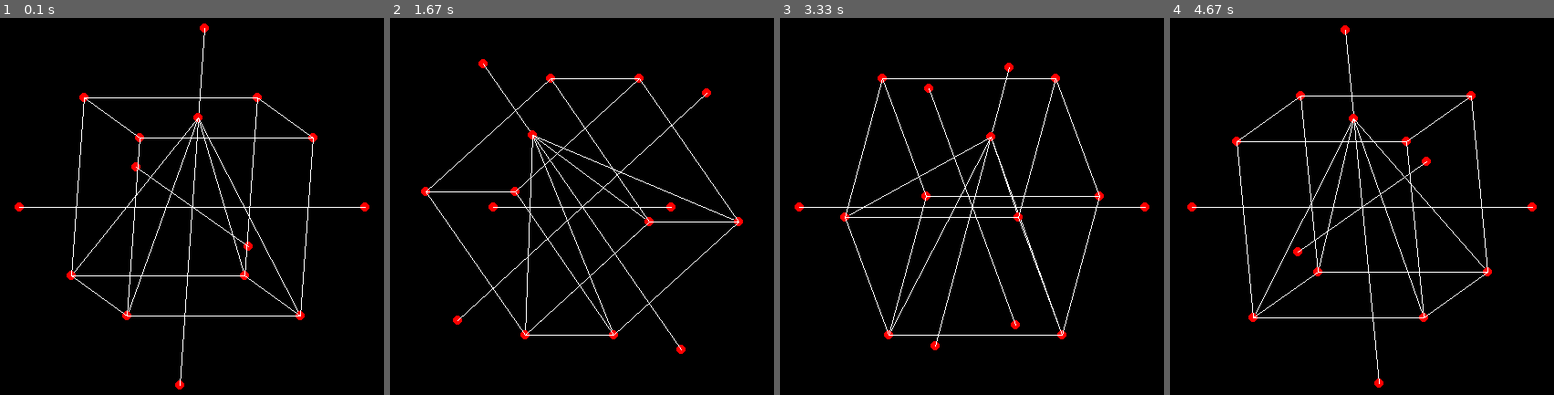
Above: before the commit, frames 1-4 (left to right).
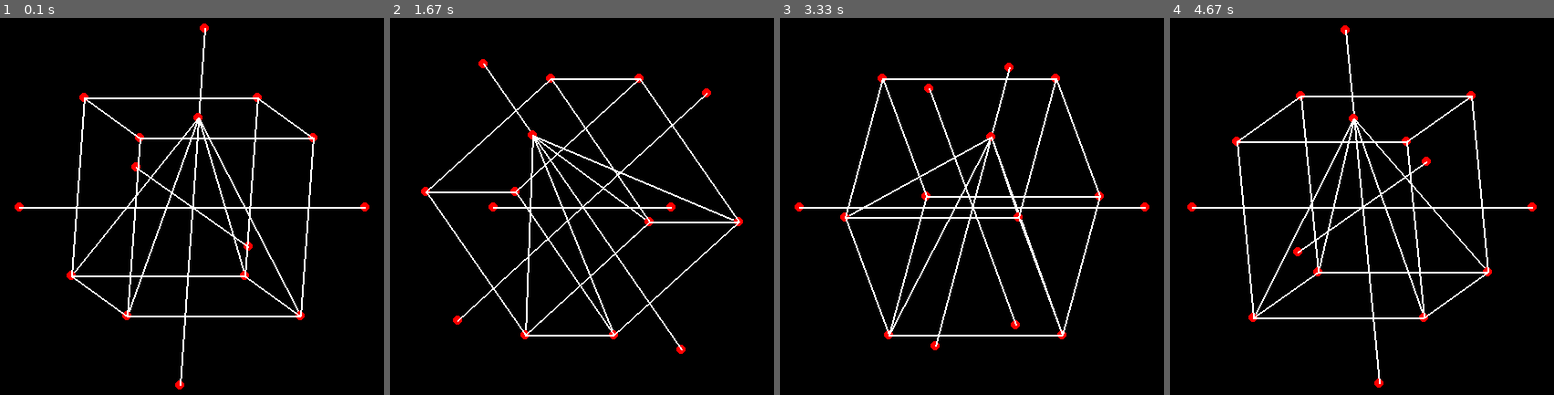
Above: after the commit, the same moments.

Repository: hlubenow/pygame_experiments
Game: pygame game, started from rotating_polygons/rotating_polygons.py
Same seed, same stepped clock (60 frames per second), same inputs: the game is played once before the commit and once after it.
Inputs:
- Up to frame 1 (0.1 s): no input
- Up to frame 2 (1.67 s): hold Right 0.33-0.8 s; hold Up 0.83-1.13 s; hold Right 1.17-1.63 s
- Up to frame 3 (3.33 s): hold Left 1.67-2.2 s; hold Down 2.23-2.53 s; hold Left 2.57-2.97 s; hold Up from 3 s (still down)
- Up to frame 4 (4.67 s): release Up at 3.37 s; hold Right 3.4-4.03 s; hold Down 4.07-4.43 s; hold Left from 4.47 s (still down)

The runs differ from the first frame. In frame 1, 1.9% of the frame differs, in the area x 4-96%, y 2-98%; in frame 2, 1.7%; in frame 3, 1.8%; in frame 4, 1.9%, in the area x 5-95%, y 3-98%.

Commit message:
Update rotating_polygons.py

Diff:
--- a/rotating_polygons/rotating_polygons.py
+++ b/rotating_polygons/rotating_polygons.py
@@ -130,7 +130,7 @@
 
         # Connect points:
         for i in self.connectdata:
-            pygame.draw.line(screen, (255, 255, 255), (points[i[0]][0], points[i[0]][1]) , (points[i[1]][0], points[i[1]][1]))
+            pygame.draw.line(screen, (255, 255, 255), (points[i[0]][0], points[i[0]][1]) , (points[i[1]][0], points[i[1]][1]), 2)
 
         # self.printAngles()
 
